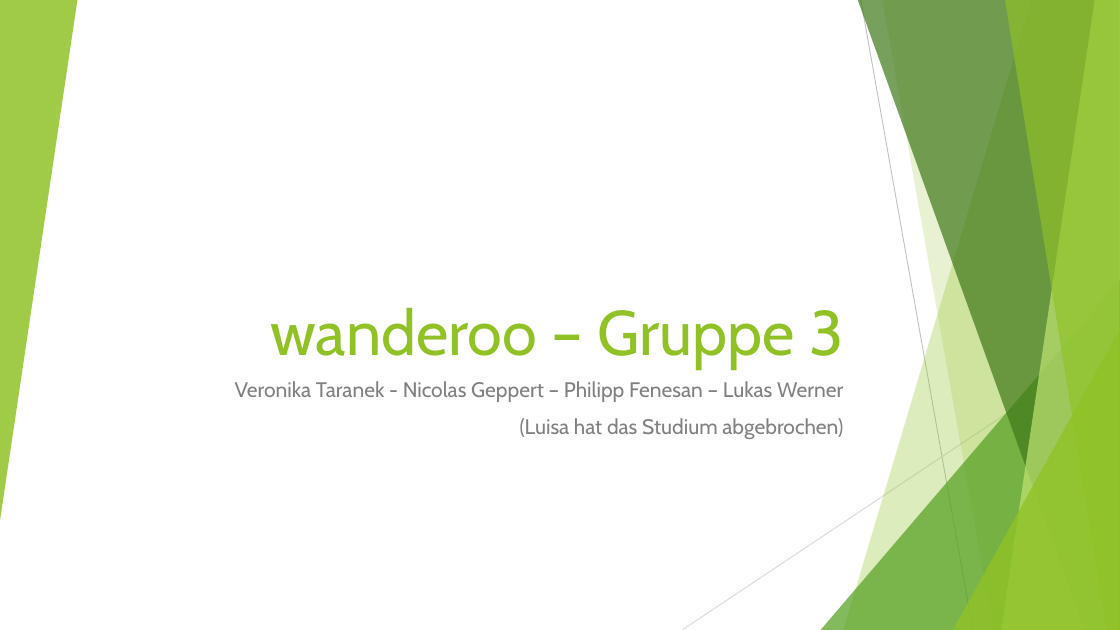
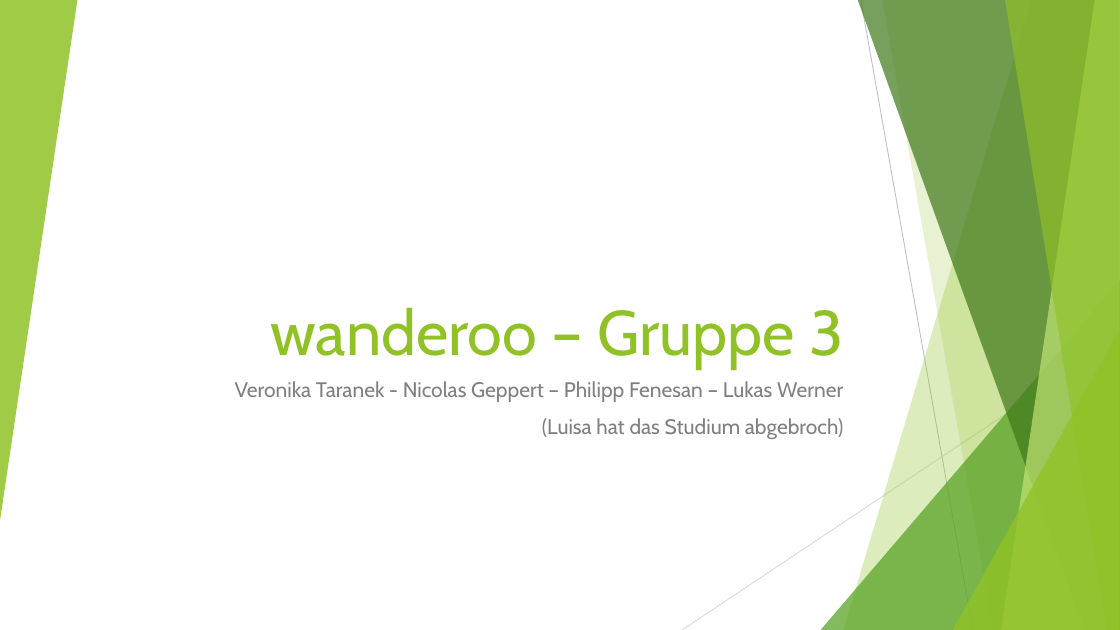
Before and after one commit to NicoGep/Programming_Project, a slide deck: slide 1 of presentation/wanderoo – Gruppe 3.pptx. Drawn at 1120x630 pixels with LibreOffice and Linux fonts; fonts in the diff are those of the drawing. Boxes give left, top, right and bottom in pixels: in the first picture for what was removed or moved away, otherwise in the second. Text is boxed around its words. In the diff, an @@ line names an element or a change of style, - is before the commit and + after.

```diff
--- a/presentation/wanderoo – Gruppe 3.pptx
+++ b/presentation/wanderoo – Gruppe 3.pptx
@@ subtitle at [542,418,843,439]: text changed @@
-(Luisa hat das Studium abgebrochen)
+(Luisa hat das Studium abgebroch)
```
Also in this commit, not shown: 6 other files.
